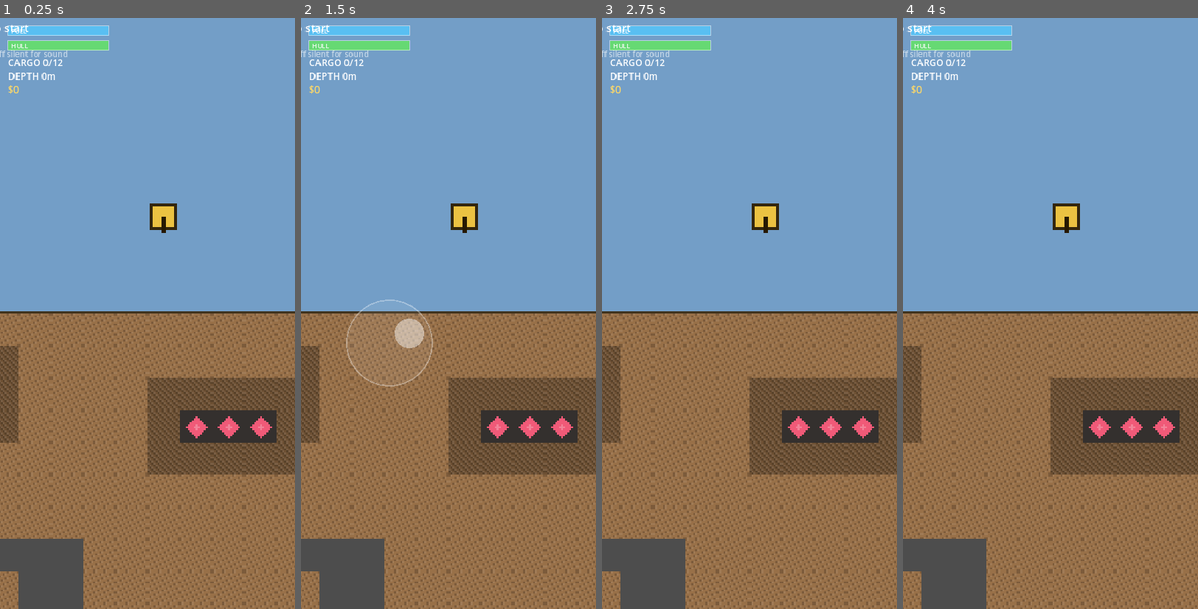
Above: before the commit, frames 1-4 (left to right).
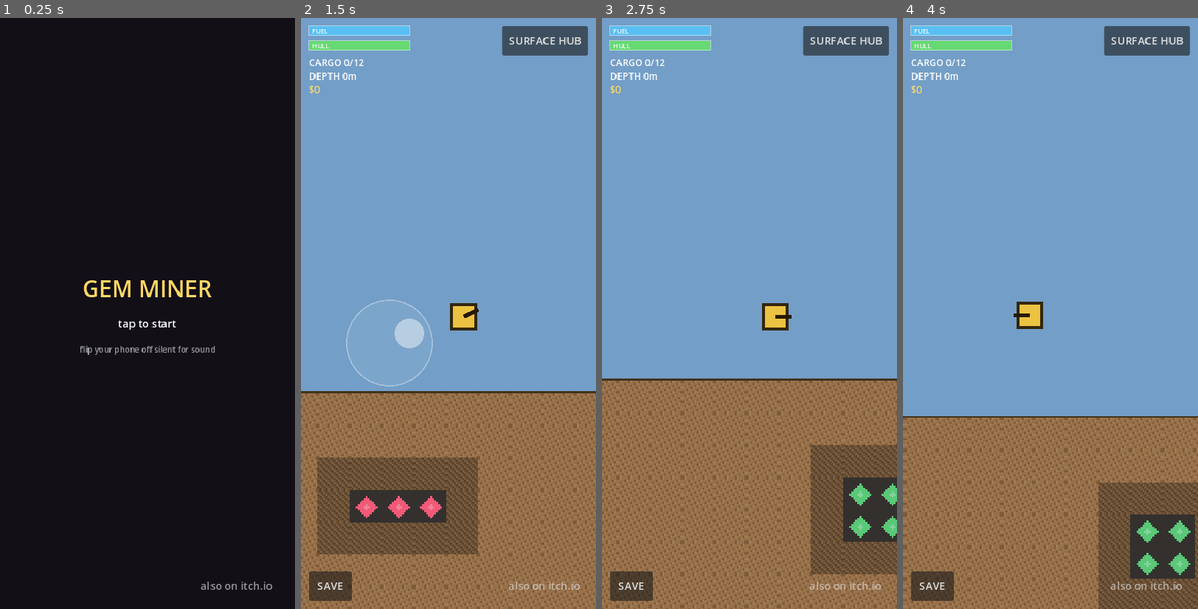
Above: after the commit, the same moments.

Repository: fiachramcv90/gem-mining-game
Game: Godot game, scene res://scenes/Main.tscn
Same seed, same stepped clock (60 frames per second), same inputs: the game is played once before the commit and once after it.
Inputs (mouse positions are in pixels of both pictures, inside the frame that each line leads up to):
- Up to frame 1 (0.25 s): no input
- Up to frame 2 (1.5 s): tap Enter at 0.5, 1.25 s; move the mouse to (513, 283) at 0.52 s; hold Right (ui_right) 0.53-1.25 s; click (513, 283) at 0.67 s; drag from (389, 343) to (448, 313) at 1.27 s
- Up to frame 3 (2.75 s): tap Enter at 2 s; move the mouse to (779, 183) at 2.02 s; hold Right (ui_right) from 2.03 s (still down)
- Up to frame 4 (4 s): release Right (ui_right) at 2.75 s; tap Enter at 2.75, 3.5 s; drag from (1035, 431) to (962, 224) at 2.77 s; move the mouse to (1139, 402) at 3.52 s; hold Left (ui_left) from 3.53 s (still down)

The runs differ from the first frame. In frame 1, 100% of the frame differs, in the area x 0-100%, y 0-100%; in frame 2, 38%; in frame 3, 35%; in frame 4, 39%.

Commit message:
Fix tap-to-start screen collapsing into the corner (on-device)
On device the title screen rendered as garbled text jammed into the
top-left over the HUD, with the game world showing through — the dark
background covered nothing and "GEM MINER / tap to start / …" piled into
the corner.

Cause: set_anchors_preset(PRESET_FULL_RECT) keeps the control's current
(0x0) rect when it is configured before entering the tree, so the
background ColorRect and the centred VBox both collapsed to a zero-size
point at the origin. Labels still draw their text (no clip), so only the
text showed — in the wrong place — and the background vanished.

Use set_anchors_and_offsets_preset, which resets the offsets to the
preset so the rect actually fills its parent. Applied to the same
orphan-configured fill/centre controls that shared the latent bug: the
milestone banner and ghost-line strips (were left-jammed, not centred),
HUD._center_wrap and SaveCorner._wrap_center (hub / shop / log / save
panels now truly centre), and the two corner roots for consistency.
Corner buttons use explicit position and were unaffected.

Co-Authored-By: Claude Fable 5 <noreply@anthropic.com>
Claude-Session: https://claude.ai/code/session_01DeiX4zHe9sA4vWLcwBQCR1

Diff:
--- a/game/scripts/HUD.gd
+++ b/game/scripts/HUD.gd
@@ -175,8 +175,10 @@
 func _center_wrap(panel: Control) -> Control:
 	## True centring at any viewport size: a full-rect CenterContainer that
 	## ignores mouse itself (the stick keeps working around the panel).
+	## ..._and_offsets_preset actually fills the rect — plain set_anchors_preset
+	## keeps the 0x0 current rect and the panel collapses into the corner.
 	var wrap := CenterContainer.new()
-	wrap.set_anchors_preset(Control.PRESET_FULL_RECT)
+	wrap.set_anchors_and_offsets_preset(Control.PRESET_FULL_RECT)
 	wrap.mouse_filter = Control.MOUSE_FILTER_IGNORE
 	wrap.visible = false
 	wrap.add_child(panel)
@@ -355,9 +357,10 @@
 
 func _build_banner() -> Label:
 	var banner := Label.new()
-	# Full-width strip via offsets (position would bake in the zero size the
-	# label still has during _ready).
-	banner.set_anchors_preset(Control.PRESET_TOP_WIDE)
+	# Full-width strip: ..._and_offsets_preset spans the width (plain
+	# set_anchors_preset keeps a 0-width rect, left-jamming the centred text);
+	# the offset_top/bottom then place the band vertically.
+	banner.set_anchors_and_offsets_preset(Control.PRESET_TOP_WIDE)
 	banner.offset_top = 150.0
 	banner.offset_bottom = 190.0
 	banner.horizontal_alignment = HORIZONTAL_ALIGNMENT_CENTER
@@ -397,7 +400,7 @@
 func _build_ghost_line() -> Label:
 	var ghost := Label.new()
 	ghost.text = "push to fly · hold into rock to dig"
-	ghost.set_anchors_preset(Control.PRESET_TOP_WIDE)
+	ghost.set_anchors_and_offsets_preset(Control.PRESET_TOP_WIDE)
 	ghost.offset_top = 300.0
 	ghost.offset_bottom = 340.0
 	ghost.horizontal_alignment = HORIZONTAL_ALIGNMENT_CENTER
--- a/game/scripts/ui/SaveCorner.gd
+++ b/game/scripts/ui/SaveCorner.gd
@@ -23,7 +23,7 @@
 
 
 func _ready() -> void:
-	set_anchors_preset(Control.PRESET_FULL_RECT)
+	set_anchors_and_offsets_preset(Control.PRESET_FULL_RECT)
 	mouse_filter = Control.MOUSE_FILTER_IGNORE
 
 	_corner_button = Button.new()
@@ -76,7 +76,8 @@
 
 func _wrap_center(panel: Control) -> Control:
 	var wrap := CenterContainer.new()
-	wrap.set_anchors_preset(Control.PRESET_FULL_RECT)
+	# Fill the viewport so the panel truly centres (see HUD._center_wrap).
+	wrap.set_anchors_and_offsets_preset(Control.PRESET_FULL_RECT)
 	wrap.mouse_filter = Control.MOUSE_FILTER_IGNORE
 	wrap.visible = false
 	wrap.add_child(panel)
--- a/game/scripts/ui/SupportCorner.gd
+++ b/game/scripts/ui/SupportCorner.gd
@@ -13,7 +13,7 @@
 
 
 func _ready() -> void:
-	set_anchors_preset(Control.PRESET_FULL_RECT)
+	set_anchors_and_offsets_preset(Control.PRESET_FULL_RECT)
 	mouse_filter = Control.MOUSE_FILTER_IGNORE
 
 	_button = Button.new()
--- a/game/scripts/ui/TitleScreen.gd
+++ b/game/scripts/ui/TitleScreen.gd
@@ -13,22 +13,27 @@
 
 
 func _ready() -> void:
-	set_anchors_preset(Control.PRESET_FULL_RECT)
+	# Fill the viewport: ..._and_offsets_preset resets the offsets to the
+	# preset, so the rect actually spans the parent. Plain set_anchors_preset
+	# keeps the (0x0) current rect — which collapses the background and pins
+	# the centred content into the top-left corner.
+	set_anchors_and_offsets_preset(Control.PRESET_FULL_RECT)
 	mouse_filter = Control.MOUSE_FILTER_STOP
 
 	var bg := ColorRect.new()
-	bg.set_anchors_preset(Control.PRESET_FULL_RECT)
 	bg.color = Color(0.07, 0.06, 0.09)
 	bg.mouse_filter = Control.MOUSE_FILTER_IGNORE
 	add_child(bg)
+	bg.set_anchors_and_offsets_preset(Control.PRESET_FULL_RECT)
 
+	# Full-rect + centre alignment centres the stack without depending on the
+	# parent size being known at this instant (the CENTER preset did, and lost).
 	var vbox := VBoxContainer.new()
-	vbox.set_anchors_preset(Control.PRESET_CENTER)
-	vbox.grow_horizontal = Control.GROW_DIRECTION_BOTH
-	vbox.grow_vertical = Control.GROW_DIRECTION_BOTH
+	vbox.alignment = BoxContainer.ALIGNMENT_CENTER
 	vbox.add_theme_constant_override("separation", 18)
 	vbox.mouse_filter = Control.MOUSE_FILTER_IGNORE
 	add_child(vbox)
+	vbox.set_anchors_and_offsets_preset(Control.PRESET_FULL_RECT)
 
 	var title := Label.new()
 	title.text = "GEM MINER"
